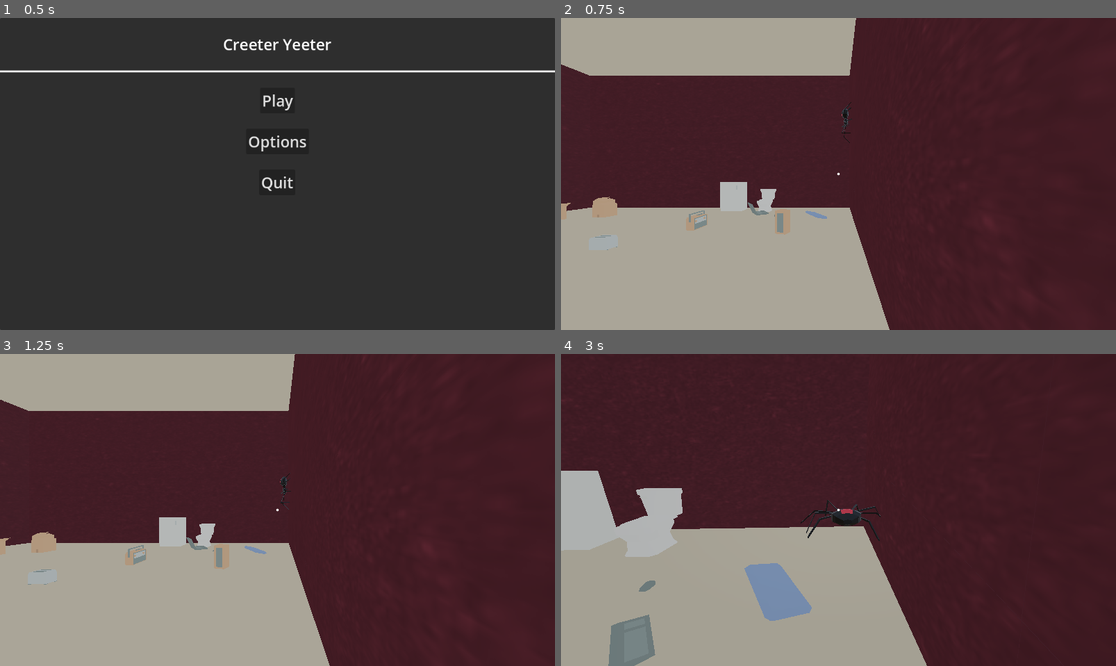
Above: before the commit, frames 1-4 (two rows, left to right).
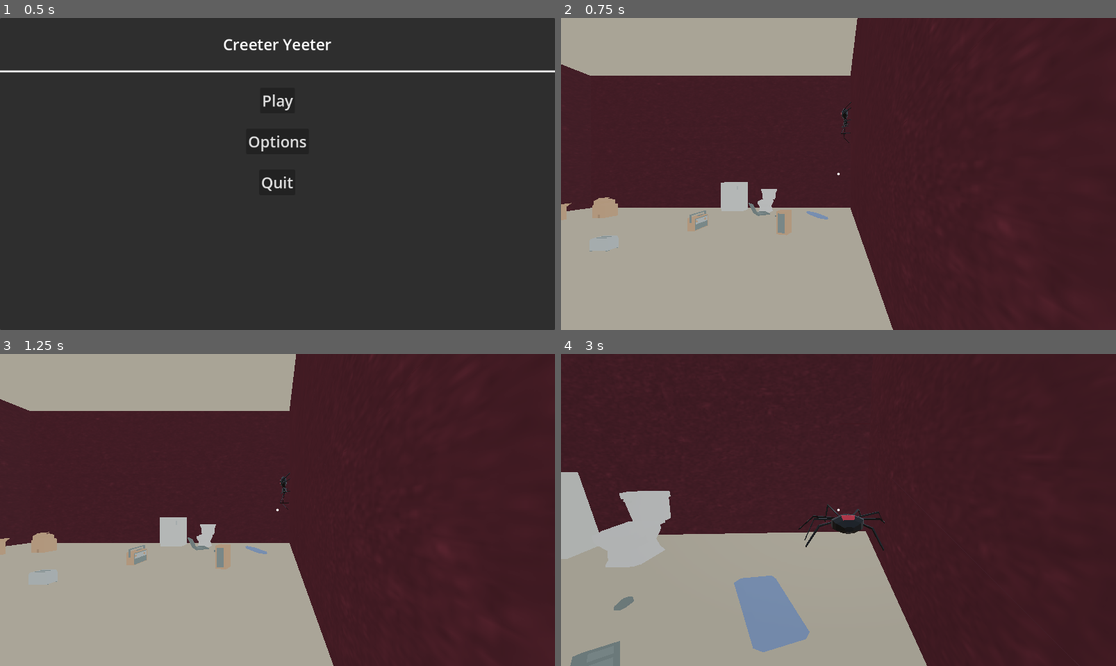
Above: after the commit, the same moments.

Repository: rcorre/wildjam84
Game: Godot game, scene res://menus/title/Title.tscn
Two runs of this game, one before a commit and one after it. Both use one fixed random seed, a clock stepped at 60 frames per second and the inputs below.
Inputs (mouse positions are in pixels of both pictures, inside the frame that each line leads up to):
- Up to frame 1 (0.5 s): no input
- Up to frame 2 (0.75 s): click "Play" at 0.5 s
- Up to frame 3 (1.25 s): no input
- Up to frame 4 (3 s): tap Enter at 1.25 s; move the mouse to (866, 510) at 1.27 s; hold Right mouse button (drop) 1.28-2.03 s; hold W (forward) from 1.28 s (still down); tap Space (jump) at 1.52, 2.27 s; move the mouse to (810, 510) at 2.02 s; click (810, 510) at 2.1 s; move the mouse to (849, 503) at 2.77 s; hold Right mouse button (drop) from 2.78 s (still down)

Frame 1 is identical in both runs. In frame 2, 0.5% of the frame differs, in the area x 0-60%, y 0-100%; in frame 3, 0.5%; in frame 4, 6.5%, in the area x 0-59%, y 37-100%.

Commit message:
set difficulty level to distance from center

Diff:
--- a/global/Constants.gd
+++ b/global/Constants.gd
@@ -8,3 +8,45 @@
 	"UP": "UP",
 	"DOWN": "DOWN",
 }
+
+const DIFFICULTY_LEVELS = [
+	{
+		# It's assumed that the chances will always total to 100
+		"bugs": [
+			{
+				"name": "Spider",
+				"chance": 100,
+			},
+		],
+		"min_spawn_frequency": 5.0,
+		"max_spawn_frequency": 10.0,
+		"max_concurrent_bugs": 2,
+	},
+	# {
+	# 	"bugs": [
+	# 		{
+	# 			"name": "Spider",
+	# 			"chance": 100,
+	# 		},
+	# 	],
+	# 	"min_spawn_frequency": 3.0,
+	# 	"max_spawn_frequency": 7.0,
+	# 	"max_concurrent_bugs": 6,
+	# },
+	# # todo: get more bug models
+	# {
+	# 	"bugs": [
+	# 		{
+	# 			"name": "Spider",
+	# 			"chance": 50,
+	# 		},
+	# 		{
+	# 			"name": "Spider",
+	# 			"chance": 50,
+	# 		},
+	# 	],
+	# 	"min_spawn_frequency": 3.0,
+	# 	"max_spawn_frequency": 7.0,
+	# 	"max_concurrent_bugs": 5,
+	# },
+]
--- a/scenes/Bugs/Controller/BugController.gd
+++ b/scenes/Bugs/Controller/BugController.gd
@@ -1,46 +1,6 @@
 class_name BugController extends Node3D
 
-const DIFFICULTY_LEVELS = [
-	{
-		# It's assumed that the chances will always total to 100
-		"bugs": [
-			{
-				"name": "Spider",
-				"chance": 100,
-			},
-		],
-		"min_spawn_frequency": 5.0,
-		"max_spawn_frequency": 10.0,
-		"max_concurrent_bugs": 2,
-	},
-	# {
-	# 	"bugs": [
-	# 		{
-	# 			"name": "Spider",
-	# 			"chance": 100,
-	# 		},
-	# 	],
-	# 	"min_spawn_frequency": 3.0,
-	# 	"max_spawn_frequency": 7.0,
-	# 	"max_concurrent_bugs": 6,
-	# },
-	# # todo: get more bug models
-	# {
-	# 	"bugs": [
-	# 		{
-	# 			"name": "Spider",
-	# 			"chance": 50,
-	# 		},
-	# 		{
-	# 			"name": "Spider",
-	# 			"chance": 50,
-	# 		},
-	# 	],
-	# 	"min_spawn_frequency": 3.0,
-	# 	"max_spawn_frequency": 7.0,
-	# 	"max_concurrent_bugs": 5,
-	# },
-]
+const DIFFICULTY_LEVELS = Constants.DIFFICULTY_LEVELS
 
 const ROOM_SIDES = {
 	1: Constants.DIRECTION.NORTH,
@@ -133,9 +93,9 @@
 	add_child(next_bug)
 	_place_on_bounds(
 		next_bug,
-		Vector2(-5.75, 5.75),
-		Vector2(-2.75, 2.75),
-		Vector2(-5.75, 5.75),
+		Vector2(-5.7, 5.7),
+		Vector2(-2.7, 2.7),
+		Vector2(-5.7, 5.7),
 	)
 
 func with_args(
--- a/scenes/Level/LevelController.gd
+++ b/scenes/Level/LevelController.gd
@@ -1,12 +1,13 @@
 class_name LevelController extends Node3D
 
-const MAP_SIZE := 32
 const ROOM_OFFSET := 12
 
 @export var room : PackedScene
+@export var player : Player
 
 var level_map : LevelMap
-var center : int = MAP_SIZE / 2
+var map_size := (Constants.DIFFICULTY_LEVELS.size() * 2) - 1
+var center : int = map_size / 2
 var room_count := 0
 
 func _create_room_node(
@@ -25,7 +26,7 @@
 		build_east,
 		build_south,
 		build_west,
-		id - 1, # todo: scale based on distance from center, also add new difficulty levels
+		level_map.distance_from_center_by_id(id),
 	)
 	self.add_child(new_room)
 	new_room.translate(Vector3.UP * 3)
@@ -44,6 +45,7 @@
 
 	room_count += 1
 	var id := room_count
+	level_map.add(x, z, id)
 
 	_create_room_node(
 		id,
@@ -53,7 +55,6 @@
 		build_south,
 		build_west,
 	)
-	level_map.add(x, z, id)
 
 func _on_room_breached(room_id: int, direction: String):
 	var room_location := level_map.get_coordinates(room_id)
@@ -70,7 +71,7 @@
 	_create_room(x, z)
 
 func _ready() -> void:
-	level_map = LevelMap.new().init(MAP_SIZE)
+	level_map = LevelMap.new().init(map_size)
 	_create_room(center, center)
 
 
@@ -91,9 +92,17 @@
 				map[x].append(0)
 		return self
 
+	func distance_from_center(from_x: int, from_z: int) -> int:
+		var center := size / 2
+		return max(abs(from_x - center), abs(from_z - center))
+
+	func distance_from_center_by_id(from_id: int) -> int:
+		var from := id_to_map[from_id] as Vector2i
+		return distance_from_center(from.x, from.y)
+
 	func add(x: int, z: int, id: int) -> void:
 		map[x][z] = id
-		id_to_map[id] = Vector2(x, z)
+		id_to_map[id] = Vector2i(x, z)
 
 	func get_coordinates(id: int) -> Vector2i:
 		return id_to_map[id]
--- a/scenes/Main.tscn
+++ b/scenes/Main.tscn
@@ -59,6 +59,7 @@
 [node name="CeilingShape" type="CollisionShape3D" parent="CeilingStatidBody3D"]
 shape = SubResource("WorldBoundaryShape3D_0bbpv")
 
-[node name="LevelController" type="Node3D" parent="."]
+[node name="LevelController" type="Node3D" parent="." node_paths=PackedStringArray("player")]
 script = ExtResource("8_q8u5g")
 room = ExtResource("9_lhr70")
+player = NodePath("../Player")
